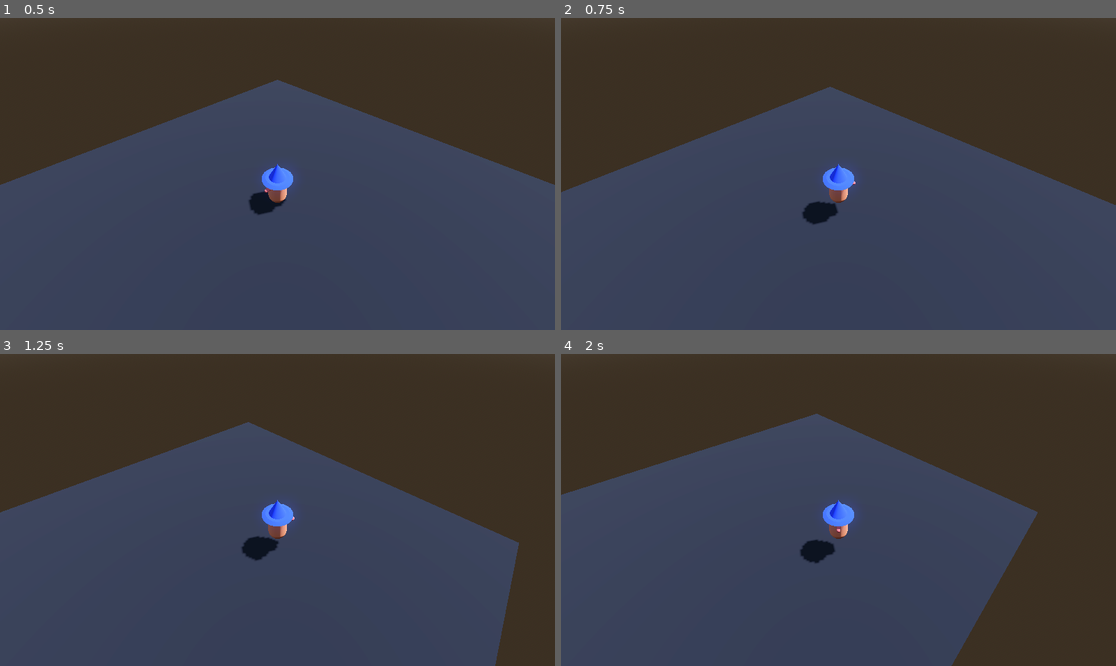
Above: before the commit, frames 1-4 (two rows, left to right).
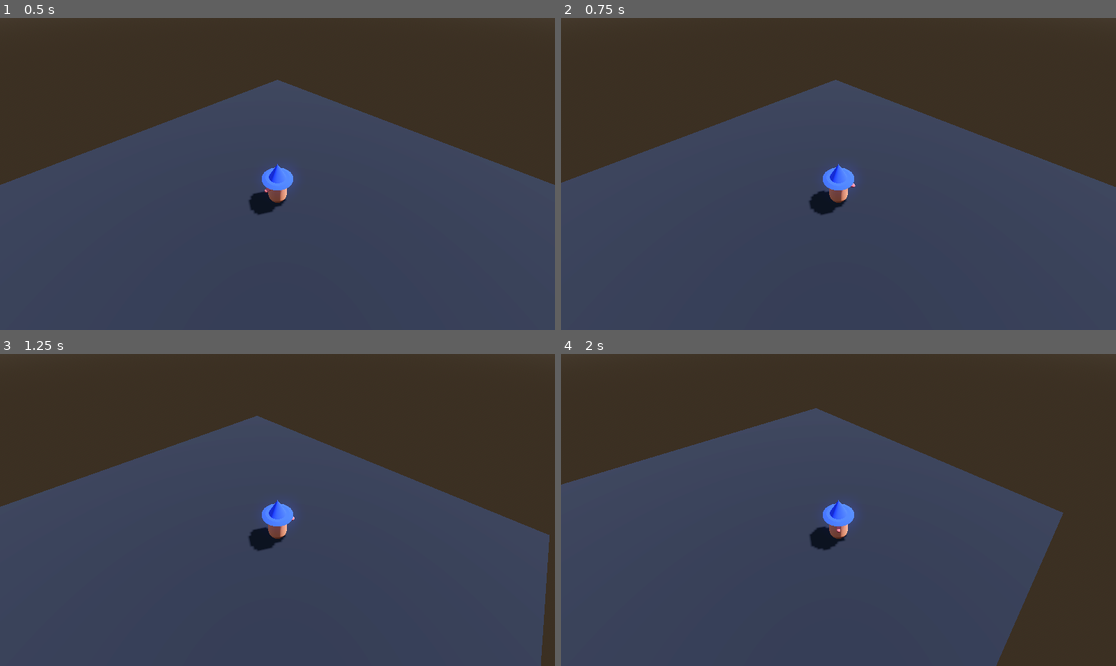
Above: after the commit, the same moments.

Repository: saba-kal/library-game
Game: Godot game, scene res://debug.tscn
The game is run twice, just before and just after one commit, with the same random seed, the same clock (stepped at 60 frames per second) and the same inputs. The project has no main scene, so this scene is started directly.
Inputs:
- Up to frame 1 (0.5 s): no input
- Up to frame 2 (0.75 s): tap Enter (ui_accept) at 0.5, 0.6 s; hold D (right) from 0.53 s (still down)
- Up to frame 3 (1.25 s): keep holding D (right); tap Enter (ui_accept) at 0.77, 1.07 s
- Up to frame 4 (2 s): release D (right) at 1.28 s; hold S (down) from 1.28 s (still down); tap Q (cam_left) at 1.35 s; tap Enter (ui_accept) at 1.52, 1.55, 1.82 s

Frame 1 is identical in both runs. In frame 2, 3.7% of the frame differs, in the area x 0-100%, y 19-67%; in frame 3, 6.2%, in the area x 0-99%, y 19-100%; in frame 4, 5.8%.

Commit message:
Changed Player Controller, Added Export Settings and Lerping Movement

Diff:
--- a/scenes/player/player.gd
+++ b/scenes/player/player.gd
@@ -1,33 +1,27 @@
 extends CharacterBody3D
 
-
-const SPEED = 5.0
-const JUMP_VELOCITY = 4.5
+@export_group("Movement Settings")
+@export var move_speed:float = 5
+@export var acceleration:float = 4
+@export var decceleration:float = 5
+@export var rotation_speed:float = 10
 
 @onready var body: MeshInstance3D = $Body
 
-
 func _physics_process(delta: float) -> void:
-	# Add the gravity.
 	if not is_on_floor():
 		velocity += get_gravity() * delta
 
-	# Handle jump.
-	if Input.is_action_just_pressed("ui_accept") and is_on_floor():
-		velocity.y = JUMP_VELOCITY
-
-	# Get the input direction and handle the movement/deceleration.
-	# As good practice, you should replace UI actions with custom gameplay actions.
 	var input_dir := Input.get_vector("left", "right", "up", "down")
-	print(input_dir)
 	var direction := transform.basis * Vector3(input_dir.x, 0, input_dir.y).rotated(Vector3.UP, $CamRoot/SpringArm3D.rotation.y).normalized()
 	var target_rotation = atan2(direction.x, direction.z) - rotation.y
+
 	if direction:
-		body.rotation.y = lerp_angle(body.rotation.y, target_rotation, 20 * delta)
-		velocity.x = direction.x * SPEED
-		velocity.z = direction.z * SPEED
+		body.rotation.y = lerp_angle(body.rotation.y, target_rotation, rotation_speed * delta)
+		velocity.x = lerp(velocity.x, direction.x * move_speed, acceleration * delta)
+		velocity.z = lerp(velocity.z, direction.z * move_speed, acceleration * delta)
 	else:
-		velocity.x = move_toward(velocity.x, 0, SPEED)
-		velocity.z = move_toward(velocity.z, 0, SPEED)
+		velocity.x = lerp(velocity.x, 0.0, decceleration * delta)
+		velocity.z = lerp(velocity.z, 0.0, decceleration * delta)
 
 	move_and_slide()
